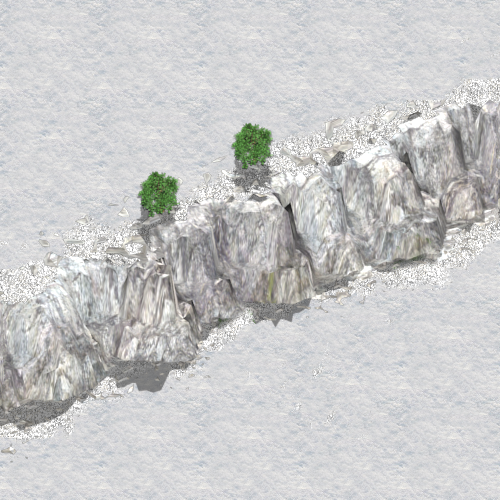
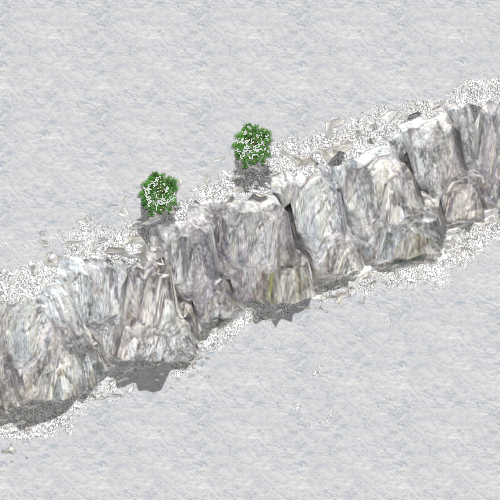
Two versions of the same layered image (500 × 500). Layer-by-layer changes:
painted on "map" over [143, 125, 269, 211]
